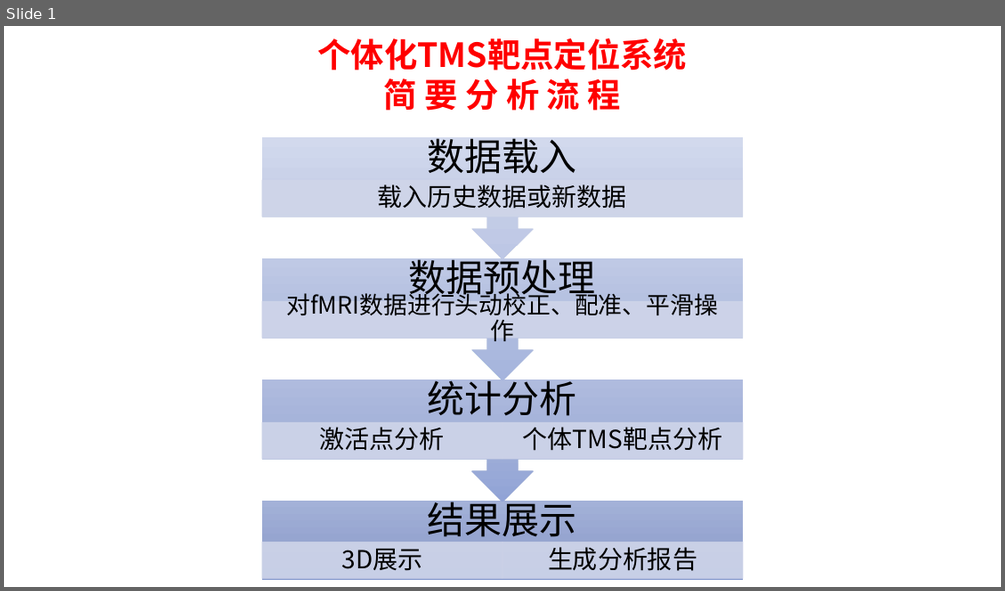
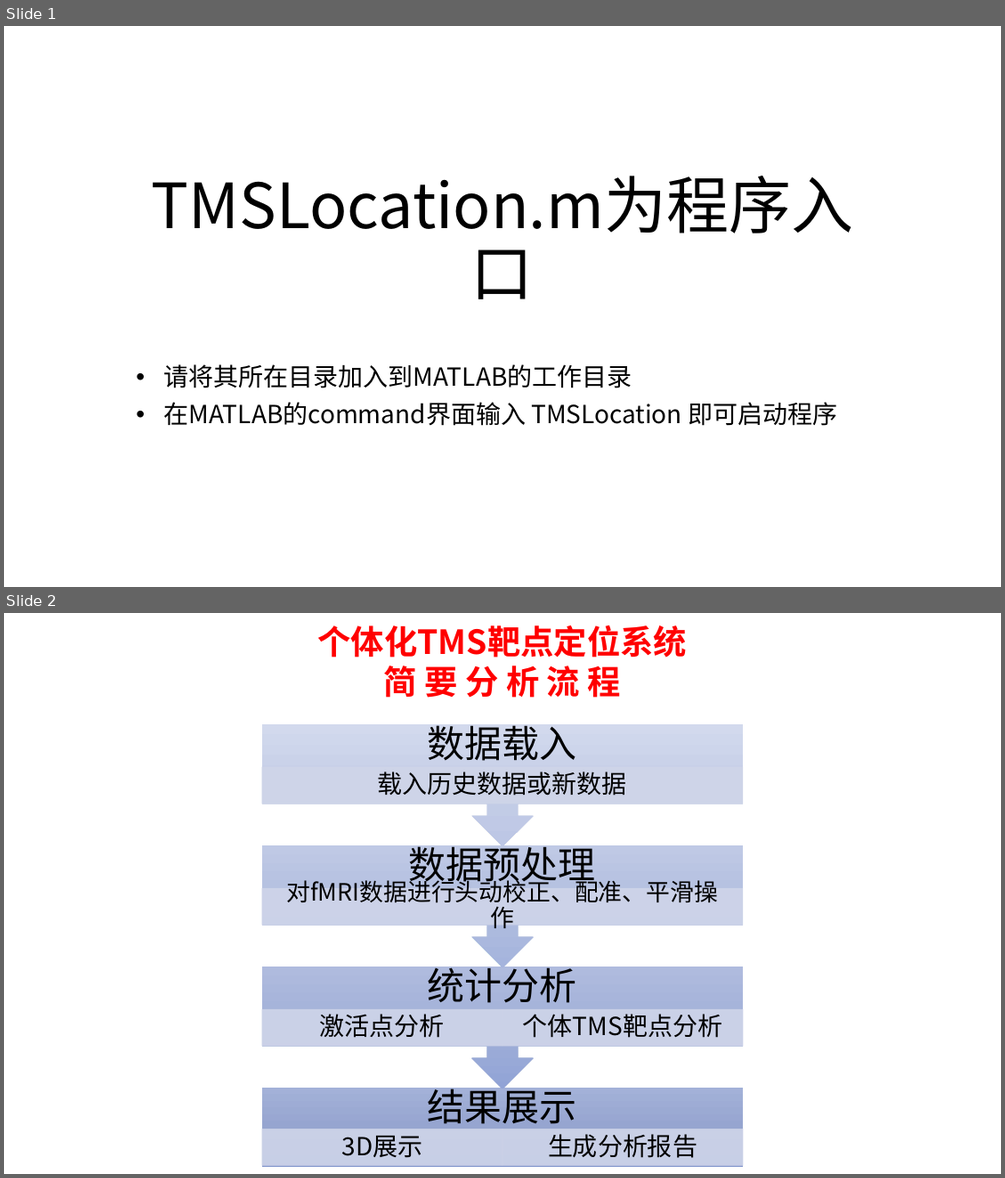
Before and after one commit to listenzcc/fMRI_activity_connectivity_analysis, a slide deck: gui/manual/manual.pptx. Shown one above the other, each under a label of ours: slide 1 before the commit, slides 1 and 2 after it. The pictures are 1005x591 and 1005x1178 pixels, drawn with LibreOffice and Linux fonts; fonts in the diff are those of the drawing. Boxes give left, top, right and bottom in pixels: in the first picture for what was removed or moved away, otherwise in the second. Text is boxed around its words. In the diff, an @@ line names an element or a change of style, - is before the commit and + after.

```diff
--- a/gui/manual/manual.pptx
+++ b/gui/manual/manual.pptx
@@ slide 1 added at bbox=[4, 26, 1001, 587], background #FFFFFF @@
@@ title added at bbox=[152, 176, 853, 233], 60 pt, text #000000 @@
+TMSLocation.m为程序入口
@@ subtitle added at bbox=[164, 364, 837, 426], 24 pt, text #000000 @@
+• 请将其所在目录加入到MATLAB的工作目录
+• 在MATLAB的command界面输入 TMSLocation 即可启动程序
@@ what was slide 1 is now slide 2 @@
```
Also in this commit, not shown: 3 other files.
